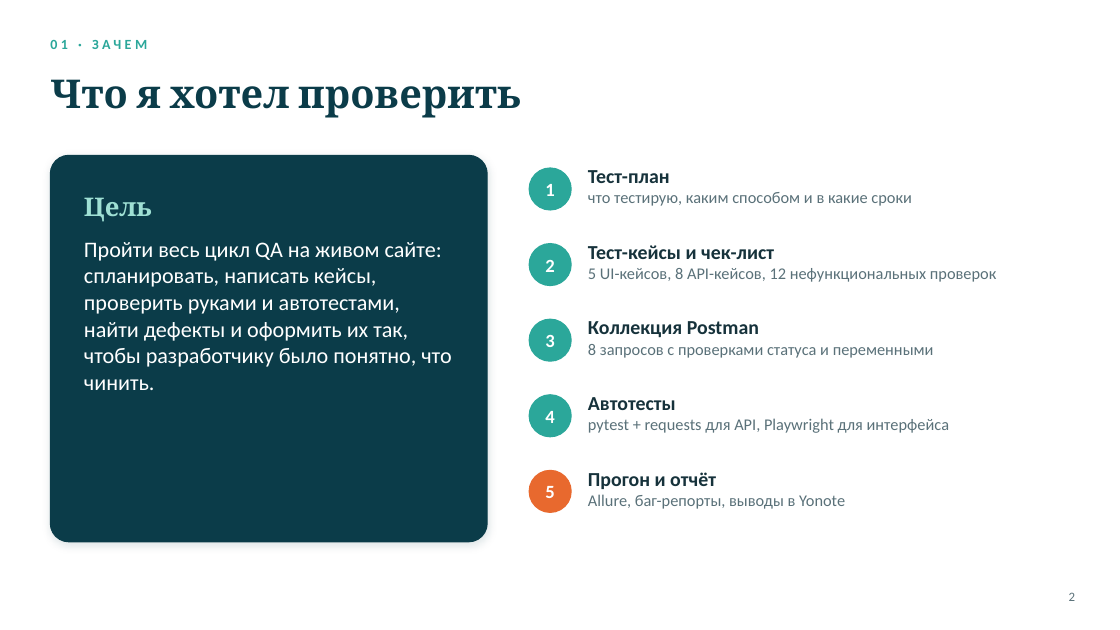
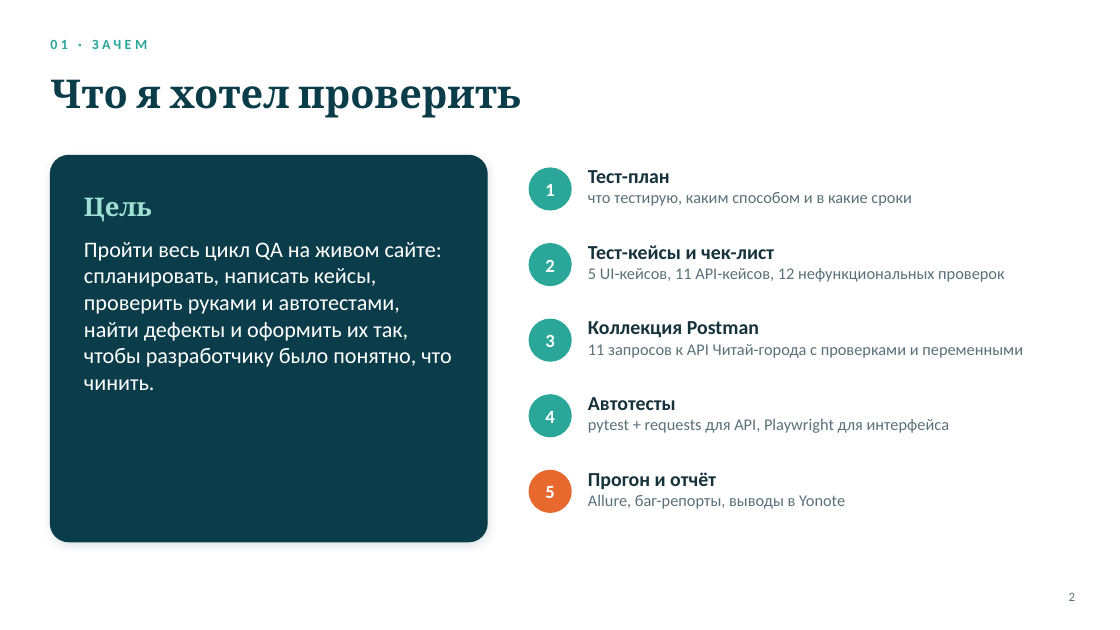
Before and after one commit to Gera-lang405/skypro-diploma-automation, a slide deck: slide 2 of diploma_presentation.pptx. Drawn at 1120x630 pixels with LibreOffice and Linux fonts; fonts in the diff are those of the drawing; background and template pictures are left out. Boxes give left, top, right and bottom in pixels: in the first picture for what was removed or moved away, otherwise in the second. Text is boxed around its words. In the diff, an @@ line names an element or a change of style, - is before the commit and + after.

Commit message:
Документы под API Читай-города: тест-кейсы, чек-лист, коллекция Postman, презентация

```diff
--- a/diploma_presentation.pptx
+++ b/diploma_presentation.pptx
@@ text at <box>588,268,1004,282</box>: text changed @@
-5 UI-кейсов, 8 API-кейсов, 12 нефункциональных проверок
+5 UI-кейсов, 11 API-кейсов, 12 нефункциональных проверок
@@ text at <box>588,344,1023,358</box>: text changed @@
-8 запросов с проверками статуса и переменными
+11 запросов к API Читай-города с проверками и переменными
```
Also in this commit, not shown: 5 other slides changed, 4 slides added, 3 slides removed, 4 other files.
